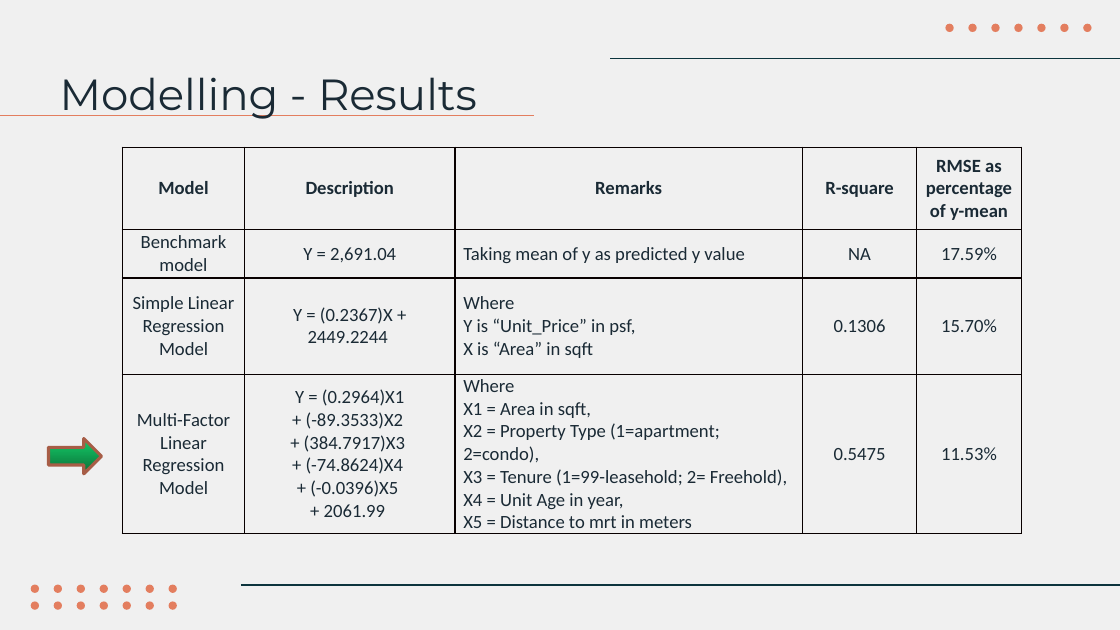
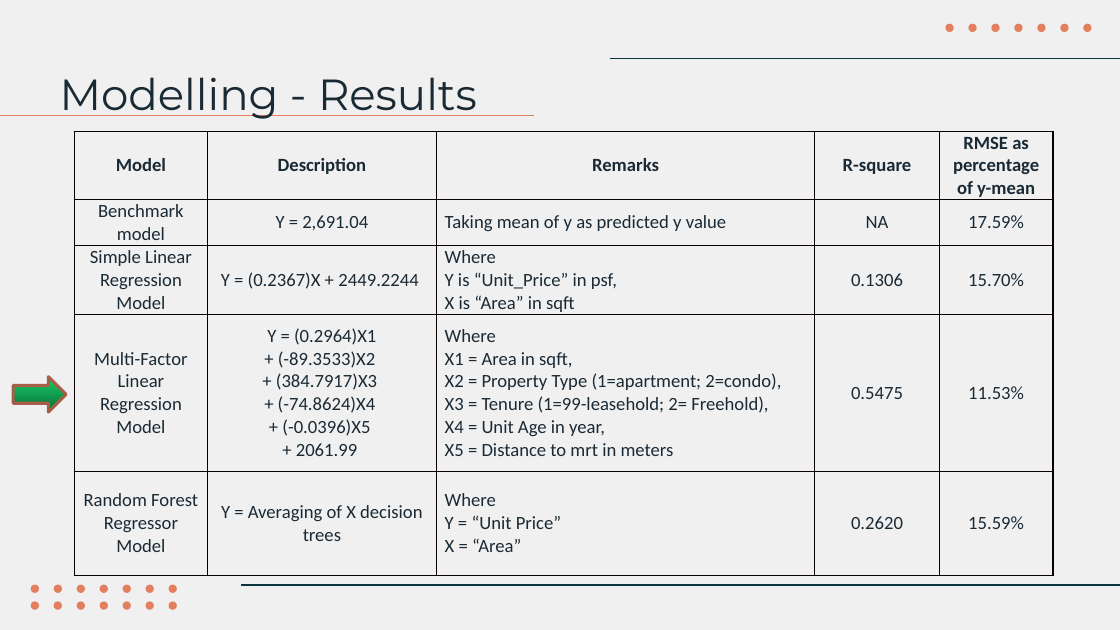
Before and after one commit to NgChekWee/Capstone-Private-Property, a slide deck: slide 26 of Capstone Presentation ppt.pptx (slide 22 before the commit). Drawn at 1120x630 pixels with LibreOffice and Linux fonts; fonts in the diff are those of the drawing. Boxes give left, top, right and bottom in pixels: in the first picture for what was removed or moved away, otherwise in the second. Text is boxed around its words. In the diff, an @@ line names an element or a change of style, - is before the commit and + after.

```diff
--- a/Capstone Presentation ppt.pptx
+++ b/Capstone Presentation ppt.pptx
@@ table at bbox=[74, 131, 1053, 573] @@
+row 5: Random Forest Regressor Model | Y = Averaging of X decision trees | Where / Y = “Unit Price” / X = “Area” | 0.2620 | 15.59%
@@ table: place and size @@
-table at bbox=[122, 148, 1020, 538]
+table at bbox=[74, 131, 1053, 573]
@@ right arrow: place and size @@
-right arrow at bbox=[48, 439, 101, 475]
+right arrow at bbox=[13, 376, 66, 412]
```
Also in this commit, not shown: 1 other slide changed, 5 slides added, 3 other files.
